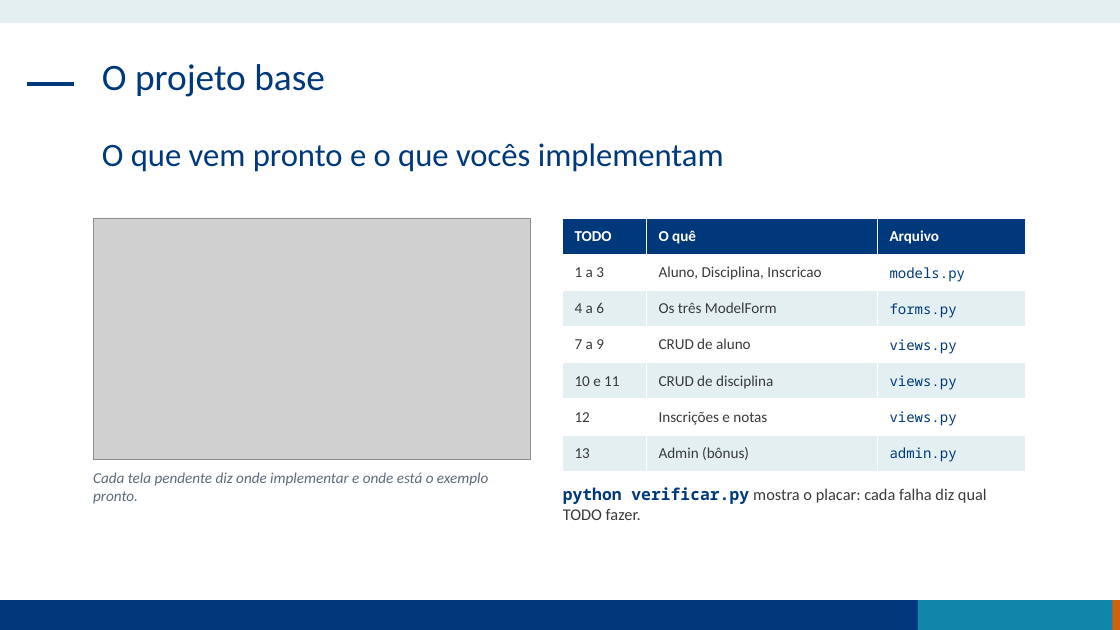
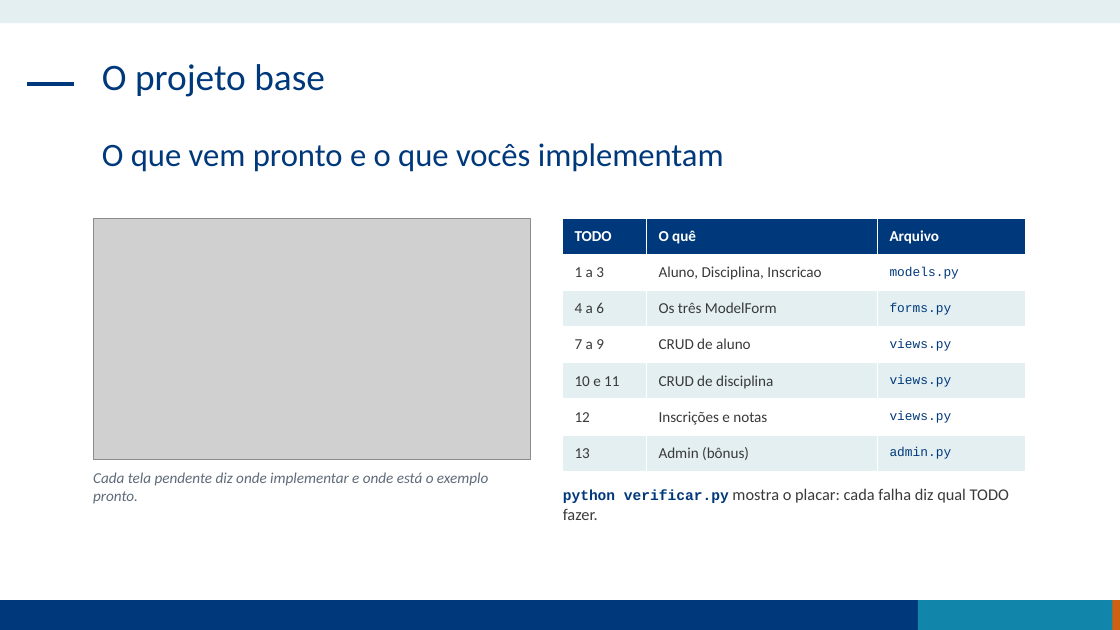
Before and after one commit to maxwalves/projetoPython, a slide deck: slide 23 of Desenvolvimento Rapido de Aplicacoes em Python.pptx (slide 22 before the commit). Drawn at 1120x630 pixels with LibreOffice and Linux fonts; fonts in the diff are those of the drawing; grey boxes stand for pictures. Boxes give left, top, right and bottom in pixels: in the first picture for what was removed or moved away, otherwise in the second. Text is boxed around its words. In the diff, an @@ line names an element or a change of style, - is before the commit and + after.

Commit message:
Atualiza apresentações: Aula 1, Aula 2, Aula 3 e Desenvolvimento Rápido de Aplicações em Python

```diff
--- a/Desenvolvimento Rapido de Aplicacoes em Python.pptx
+++ b/Desenvolvimento Rapido de Aplicacoes em Python.pptx
@@ table at [563,218,1026,471] @@
@@ size 12 to 11 pt, font Noto Sans Mono to Courier New in "models.py", "forms.py", "views.py", "views.py" and 2 more places @@
@@ text "python verificar.py mostra o placar: ..." at [563,488,1009,520]: size 14 to 12.5 pt, font Noto Sans Mono to Courier New in "python verificar.py" @@
```
Also in this commit, not shown: 20 other slides changed, 2 slides added, 3 other files.
